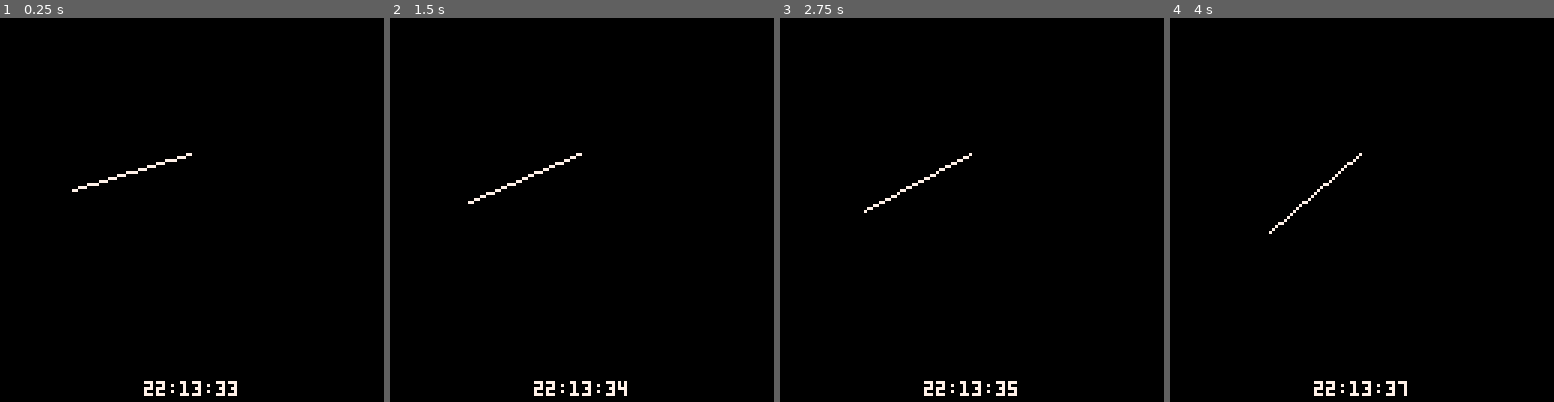
Above: before the commit, frames 1-4 (left to right).
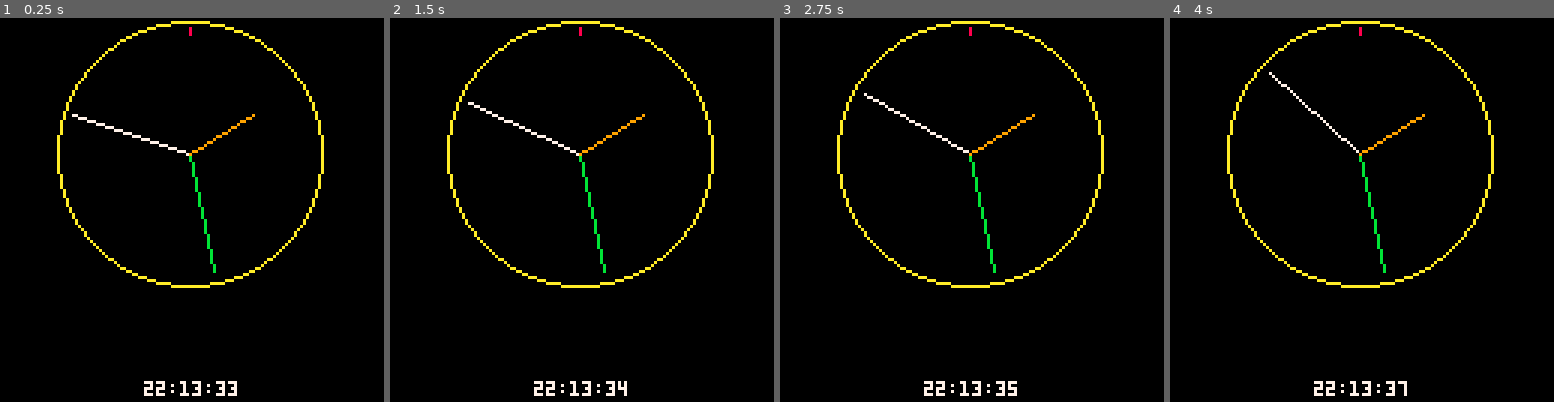
Above: after the commit, the same moments.

Repository: brettski/pico-8
Game: PICO-8 cartridge clock.p8
Same seed, same stepped clock (60 frames per second), same inputs: the game is played once before the commit and once after it.
Inputs:
- Up to frame 1 (0.25 s): no input
- Up to frame 2 (1.5 s): no input
- Up to frame 3 (2.75 s): no input
- Up to frame 4 (4 s): no input

The runs differ from the first frame. In frame 1, 2.4% of the frame differs, in the area x 14-85%, y 0-71%; in frame 2, 2.3%; in frame 3, 2.3%; in frame 4, 2.3%.

Commit message:
done for tonight

Diff:
--- a/clock.p8
+++ b/clock.p8
@@ -45,27 +45,31 @@
 --analog
 
 function draw_analog()
+ circ(clk_cntrx, clk_cntry,
+  44,10)
+ line(clk_cntrx, clk_cntry-40,
+  clk_cntrx, clk_cntry-42,8)
  line(clk_cntrx, clk_cntry,
   sechand.x,sechand.y,sechand.col)
--- line(clk_cntrx, clk_cntry,
---  minhand.x,minhand.y,minhand.col)
--- line(clk_cntrx, clk_cntry,
---  hrhand.x,hrhand.y,hrhand.col)
+ line(clk_cntrx, clk_cntry,
+  minhand.x,minhand.y,minhand.col)
+ line(clk_cntrx, clk_cntry,
+  hrhand.x,hrhand.y,hrhand.col)
 end
 
 function update_analog()
  --(360/60)*v = angle
  sechand.a=sechand.af(60,t.second)
- --minhand.a=minhand.af(60,t.minute)
- --hrhand.a=hrhand.af(24,t.hour)
+ minhand.a=minhand.af(60,t.minute)
+ hrhand.a=hrhand.af(24,t.hour)
  set_hand(sechand)
- --set_hand(minhand)
- --set_hand(hrhand)
+ set_hand(minhand)
+ set_hand(hrhand)
 
 end
 
 function set_hand(hand)
- local a=hand.a
+ local a=hand.a*-1
  hand.x=clk_cntrx+cos(a)*hand.len
  hand.y=clk_cntry+sin(a)*hand.len
 end
@@ -123,9 +127,19 @@
 	return num
 end
 __gfx__
-00000000000000000000000000000000000000000000000000000000000000000000000000000000000000000000000000000000000000000000000000000000
-00000000000000000000000000000000000000000000000000000000000000000000000000000000000000000000000000000000000000000000000000000000
-00700700000000000000000000000000000000000000000000000000000000000000000000000000000000000000000000000000000000000000000000000000
-00077000000000000000000000000000000000000000000000000000000000000000000000000000000000000000000000000000000000000000000000000000
-00077000000000000000000000000000000000000000000000000000000000000000000000000000000000000000000000000000000000000000000000000000
-00700700000000000000000000000000000000000000000000000000000000000000000000000000000000000000000000000000000000000000000000000000
+bbbbbbb10000000100000000000bbbbbbbbbbb000000000000000000000000000000000000000000000000000000000000000000000000000000000000000000
+b0000001000000010000000000bbbbbbbbbbbbb00000000000000000000000000000000000000000000000000000000000000000000000000000000000000000
+b000000100000001000000000b0bbbbbbbbbbb000000000000000000000000000000000000000000000000000000000000000000000000000000000000000000
+b00000010000000100000000bbb00000000000000000000000000000000000000000000000000000000000000000000000000000000000000000000000000000
+b00000010000000100000000bbb00000000000000000000000000000000000000000000000000000000000000000000000000000000000000000000000000000
+b00000010000000100000000bbb00000000000000000000000000000000000000000000000000000000000000000000000000000000000000000000000000000
+bbbbbb010000000100000000bbb00000000000000000000000000000000000000000000000000000000000000000000000000000000000000000000000000000
+00000b010000000100000000bbb00000000000000000000000000000000000000000000000000000000000000000000000000000000000000000000000000000
+000000b1000000010000000000000000000000000000000000000000000000000000000000000000000000000000000000000000000000000000000000000000
+000000b1000000010000000000000000000000000000000000000000000000000000000000000000000000000000000000000000000000000000000000000000
+000000b1000000010000000000000000000000000000000000000000000000000000000000000000000000000000000000000000000000000000000000000000
+000000b1000000010000000000000000000000000000000000000000000000000000000000000000000000000000000000000000000000000000000000000000
+00000b01000000010000000000000000000000000000000000000000000000000000000000000000000000000000000000000000000000000000000000000000
+bbbbbb01000000010000000000000000000000000000000000000000000000000000000000000000000000000000000000000000000000000000000000000000
+00000001000000010000000000000000000000000000000000000000000000000000000000000000000000000000000000000000000000000000000000000000
+f0000001000000010000000000000000000000000000000000000000000000000000000000000000000000000000000000000000000000000000000000000000
